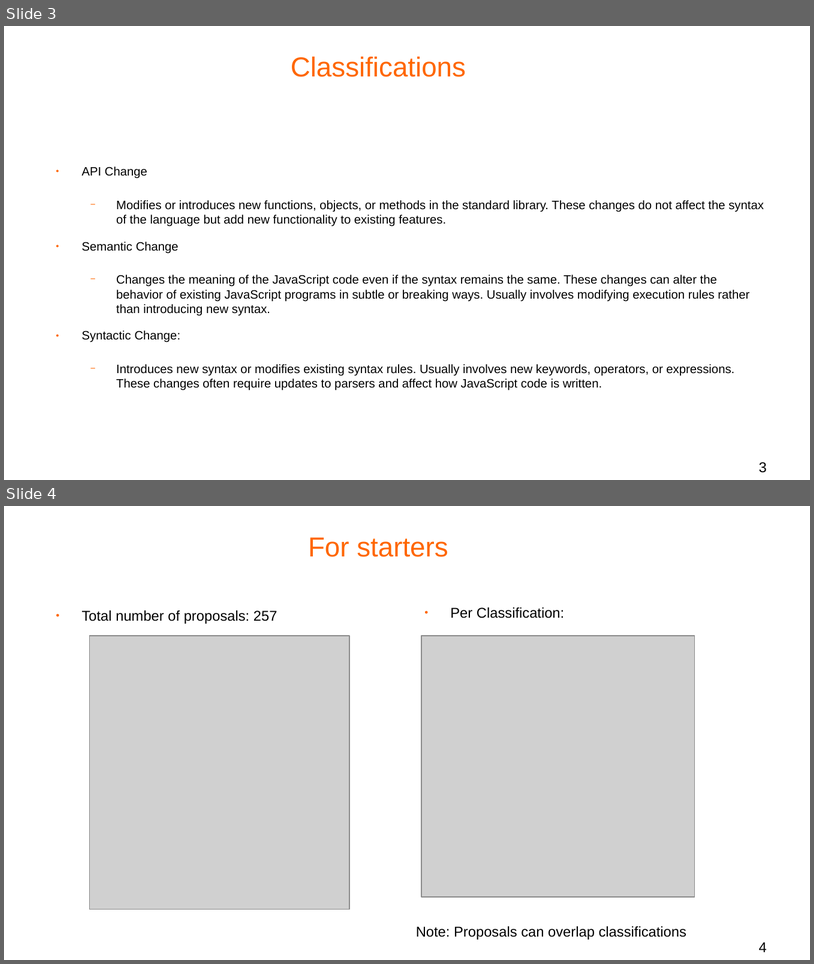
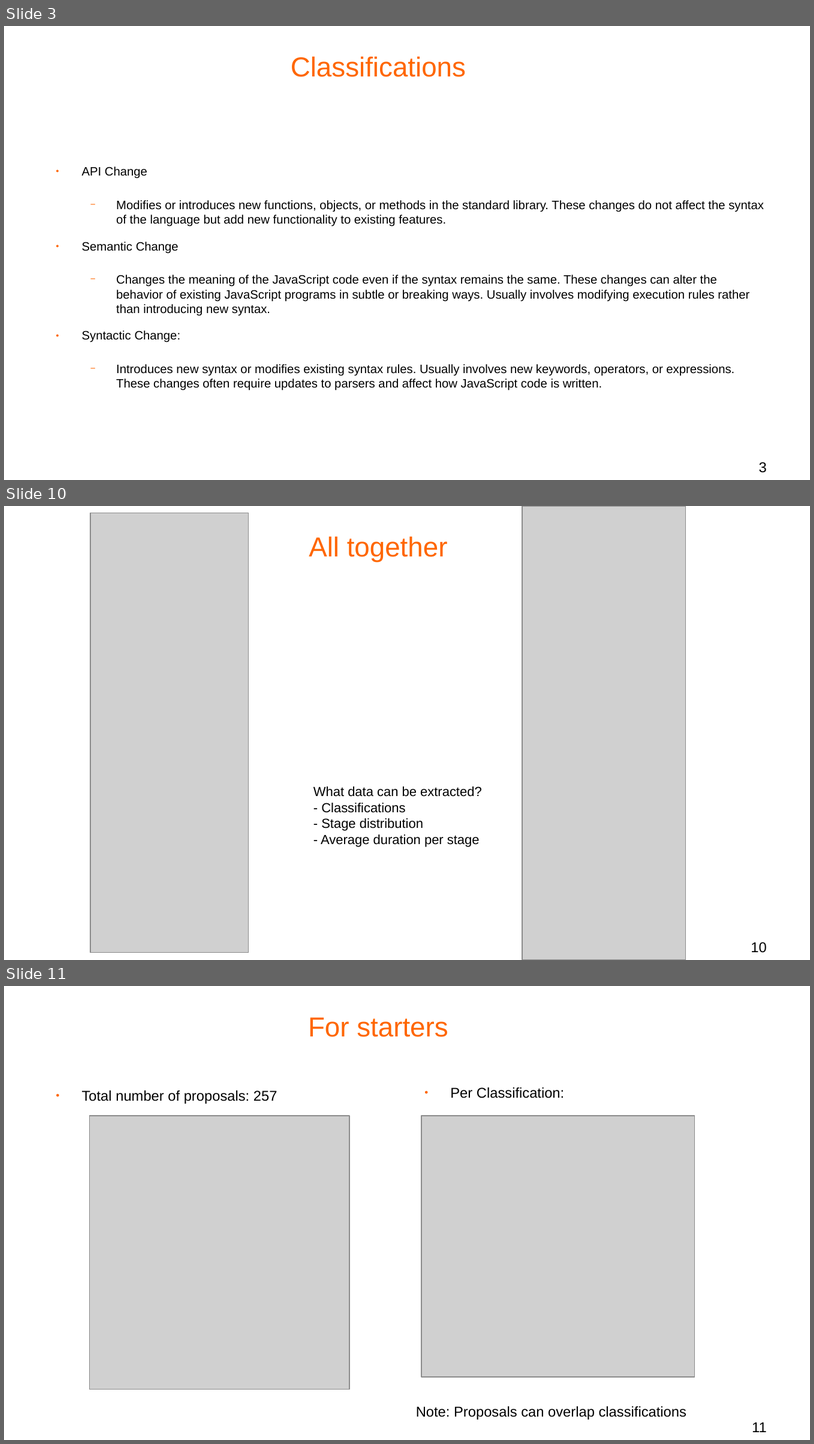
Before and after one commit to bldl/js-proposals, a slide deck: Data Analysis/Presentation/tc39 proposals observations.odp. Shown one above the other, each under a label of ours: slides 3 and 4 before the commit, slides 3, 10 and 11 after it; the slides between them are not shown. The pictures are 814x964 and 814x1444 pixels, drawn with LibreOffice and Linux fonts; fonts in the diff are those of the drawing; grey boxes stand for pictures; background and template pictures are left out. Boxes give left, top, right and bottom in pixels: in the first picture for what was removed or moved away, otherwise in the second. Text is boxed around its words. In the diff, an @@ line names an element or a change of style, - is before the commit and + after.

```diff
--- a/Data Analysis/Presentation/tc39 proposals observations.odp
+++ b/Data Analysis/Presentation/tc39 proposals observations.odp
@@ slide 10 added at box(4, 506, 810, 960), background #FFFFFF @@
@@ picture added at box(90, 513, 249, 952) @@
@@ picture added at box(523, 506, 686, 960) @@
@@ title added at box(309, 537, 448, 562), 27 pt, text #FF6600 @@
+All together
@@ text added at box(314, 786, 482, 847), 13 pt, text #000000 @@
+What data can be extracted?
+- Classifications
+- Stage distribution
+- Average duration per stage
@@ page number added at box(751, 942, 767, 952), 14 pt, text #000000 @@
+10
@@ what was slide 4 is now slide 11 @@
@@ page number at box(752, 1422, 767, 1432): text changed @@
-4
+11
```
Also in this commit, not shown: 2 slides changed, 11 other slides added, 1 slide removed, 55 other files.
